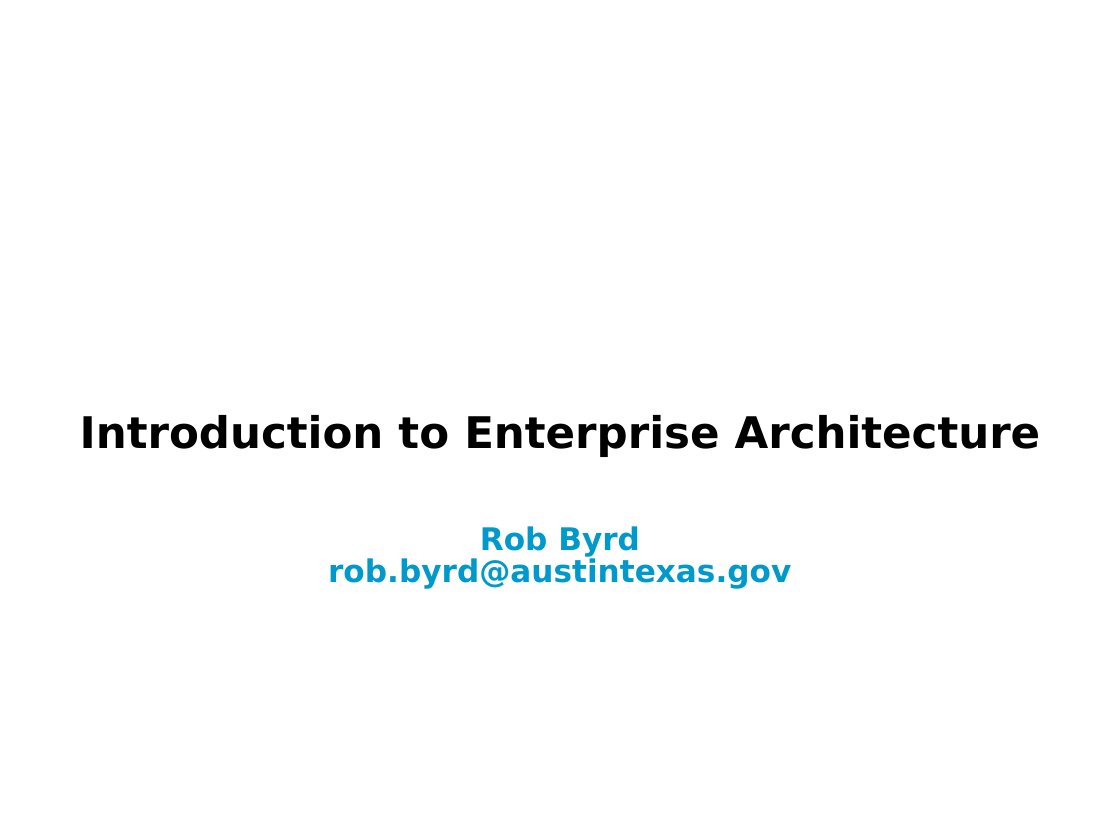
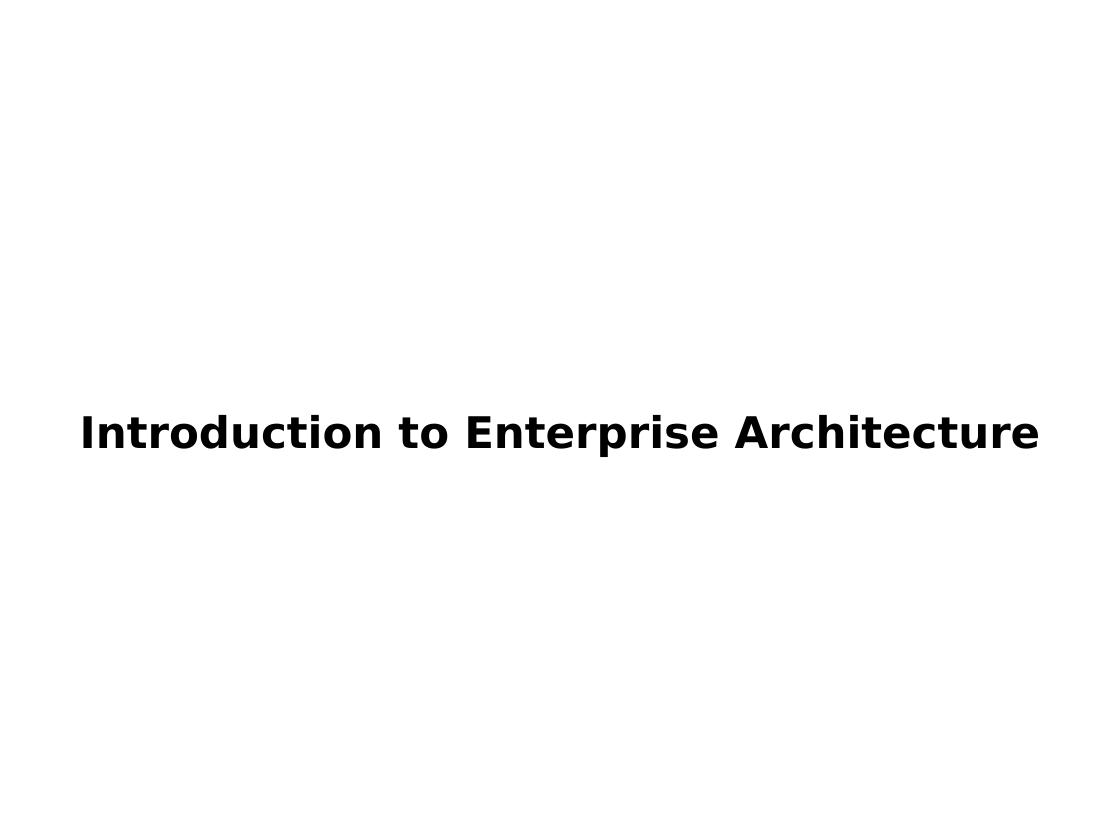
Before and after one commit to cityofaustin/austinea, a slide deck: slide 1 of training/IntroductionToEA_V4.pptx. Drawn at 1120x840 pixels with LibreOffice and Linux fonts; fonts in the diff are those of the drawing; background and template pictures are left out. Boxes give left, top, right and bottom in pixels: in the first picture for what was removed or moved away, otherwise in the second. Text is boxed around its words. In the diff, an @@ line names an element or a change of style, - is before the commit and + after.

```diff
--- a/training/IntroductionToEA_V4.pptx
+++ b/training/IntroductionToEA_V4.pptx
@@ subtitle removed at (328, 526, 791, 588) @@
-Rob Byrd
-rob.byrd@austintexas.gov
```
Also in this commit, not shown: 16 other files.
